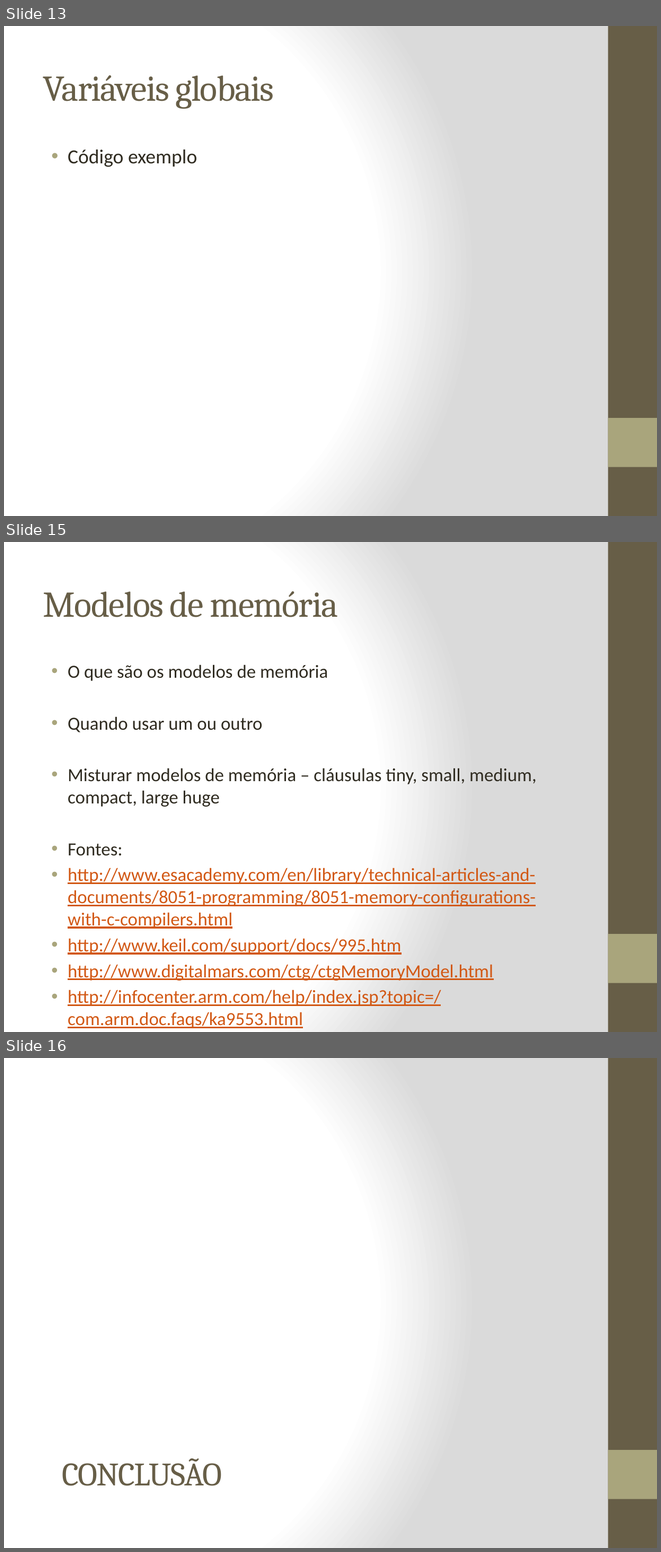
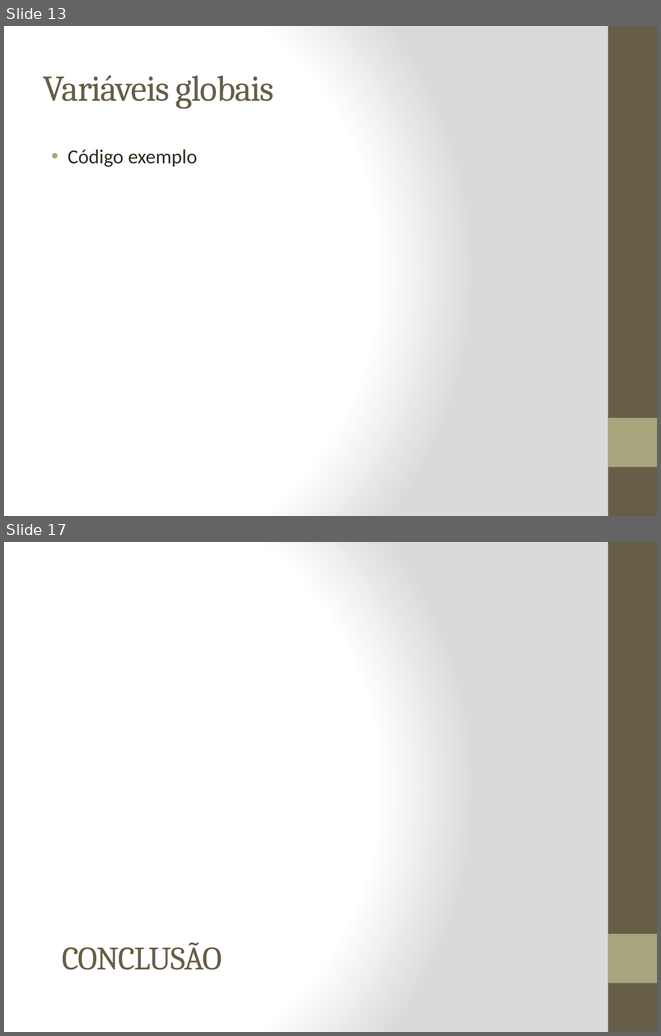
Before and after one commit to badershs/mips-assembler-unb, a slide deck: seminario/Interface entre C e Assemby 8085.pptx. Shown one above the other, each under a label of ours: slides 13, 15 and 16 before the commit, slides 13 and 17 after it; the slides between them are not shown. The pictures are 661x1552 and 661x1036 pixels, drawn with LibreOffice and Linux fonts; fonts in the diff are those of the drawing. Boxes give left, top, right and bottom in pixels: in the first picture for what was removed or moved away, otherwise in the second. Text is boxed around its words. In the diff, an @@ line names an element or a change of style, - is before the commit and + after.

Commit message:
Minha parte foi incluída na apresentação: - Inline Assembly: OK - Modelos de memória: Quase OK hehe talvez eu ainda altere algo ou acrescente, o que acham? Falow!

```diff
--- a/seminario/Interface entre C e Assemby 8085.pptx
+++ b/seminario/Interface entre C e Assemby 8085.pptx
@@ slide 15 removed at (x1=4, y1=542, x2=657, y2=1032), background gradient #FFFFFF to #DADADA; not listed: 2 template elements that a slide beside it also shows @@
@@ title removed at (x1=43, y1=591, x2=338, y2=617) @@
-Modelos de memória
@@ text removed at (x1=68, y1=664, x2=536, y2=1006) @@
-• O que são os modelos de memória
-• Quando usar um ou outro
-• Misturar modelos de memória – cláusulas tiny, small, medium, compact, large huge
-• Fontes:
-• http://www.esacademy.com/en/library/technical-articles-and-documents/8051-programming/8051-memory-configurations-with-c-compilers.html
-• http://www.keil.com/support/docs/995.htm
-• http://www.digitalmars.com/ctg/ctgMemoryModel.html
-• http://infocenter.arm.com/help/index.jsp?topic=/com.arm.doc.faqs/ka9553.html
@@ what was slide 16 is now slide 17 @@
```
Also in this commit, not shown: 1 slide changed, 2 slides added.
